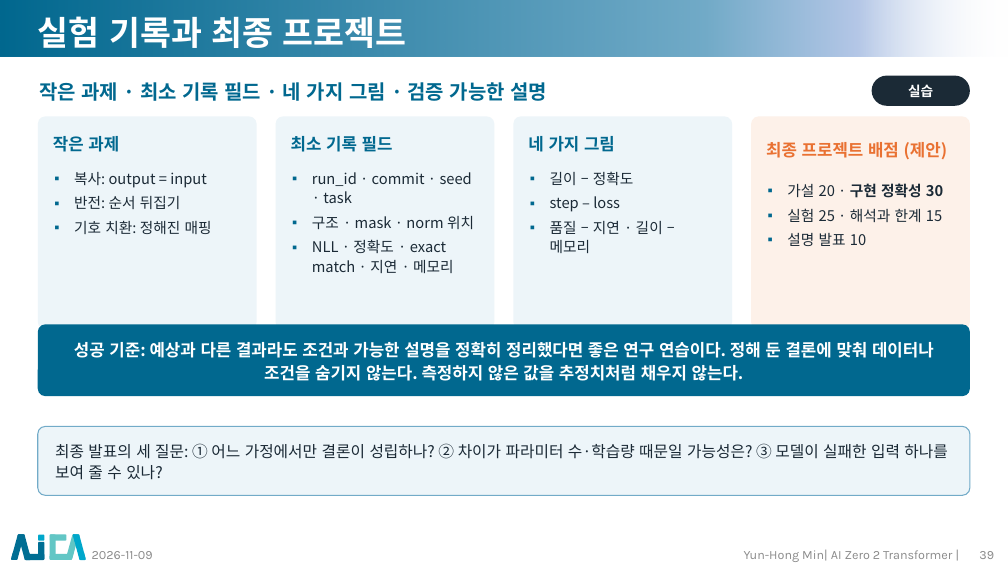
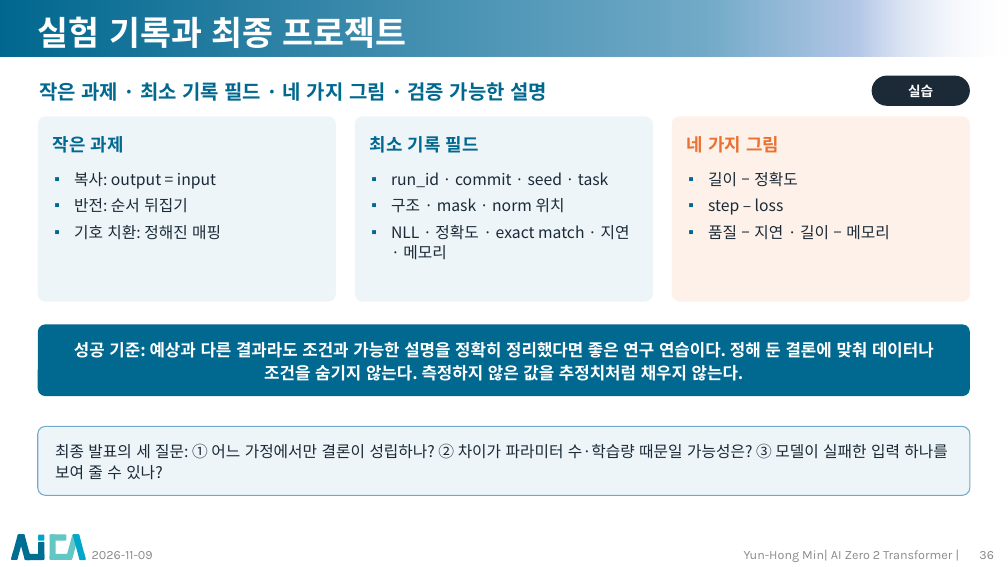
Before and after one commit to myunhh/AI-Zero-2-Transformers, a slide deck: slide 36 of lectures/week06_transformer_complete.pptx (slide 39 before the commit). Drawn at 1008x567 pixels with LibreOffice and Linux fonts; fonts in the diff are those of the drawing; background and template pictures are left out. Boxes give left, top, right and bottom in pixels: in the first picture for what was removed or moved away, otherwise in the second. Text is boxed around its words. In the diff, an @@ line names an element or a change of style, - is before the commit and + after.

```diff
--- a/lectures/week06_transformer_complete.pptx
+++ b/lectures/week06_transformer_complete.pptx
@@ rounded rectangle: place and size @@
-rounded rectangle at (38,116,257,330)
+rounded rectangle at (38,116,336,302)
@@ rounded rectangle: place and size @@
-rounded rectangle at (276,116,495,330)
+rounded rectangle at (355,116,653,302)
@@ rounded rectangle removed at (513,116,733,330) @@
@@ proportions changed in 3 elements at (38,116,336,302), (355,116,653,302), (672,116,970,302) @@
@@ rounded rectangle: place and size @@
-rounded rectangle at (752,116,971,330)
+rounded rectangle at (672,116,970,302)
@@ text "작은 과제" at (53,136,124,153): size 16 to 17 pt @@
@@ text "최소 기록 필드" at (370,136,479,153): size 16 to 17 pt @@
@@ text "최소 기록 필드": place and size @@
-text "최소 기록 필드" at (291,136,393,152)
+text "최소 기록 필드" at (370,136,479,153)
@@ text "네 가지 그림": place and size @@
-text "네 가지 그림" at (528,136,615,152)
+text "네 가지 그림" at (687,136,779,153)
@@ text "네 가지 그림" at (687,136,779,153): size 16 to 17 pt, text colour #01688F to #E97132 @@
@@ text removed at (766,142,948,159) @@
-최종 프로젝트 배점 (제안)
@@ text "run_id · commit · seed ...": place and size @@
-text "run_id · commit · seed ..." at (312,172,474,273)
+text "run_id · commit · seed ..." at (391,172,630,260)
@@ size 14 to 15 pt in 3 elements at (74,172,221,240), (391,172,630,260), (708,172,889,240) @@
@@ text "길이 – 정확도": place and size @@
-text "길이 – 정확도" at (550,172,663,253)
+text "길이 – 정확도" at (708,172,889,240)
@@ text removed at (787,183,943,246) @@
-▪ 가설 20 · 구현 정확성 30
-▪ 실험 25 · 해석과 한계 15
-▪ 설명 발표 10
```
Also in this commit, not shown: 35 other slides changed, 4 slides removed, 14 other files.
